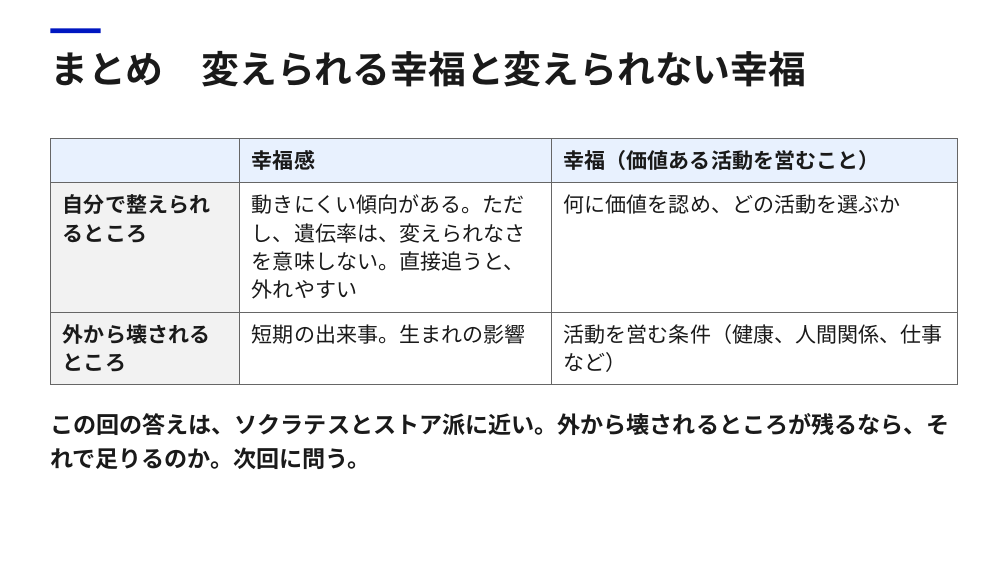
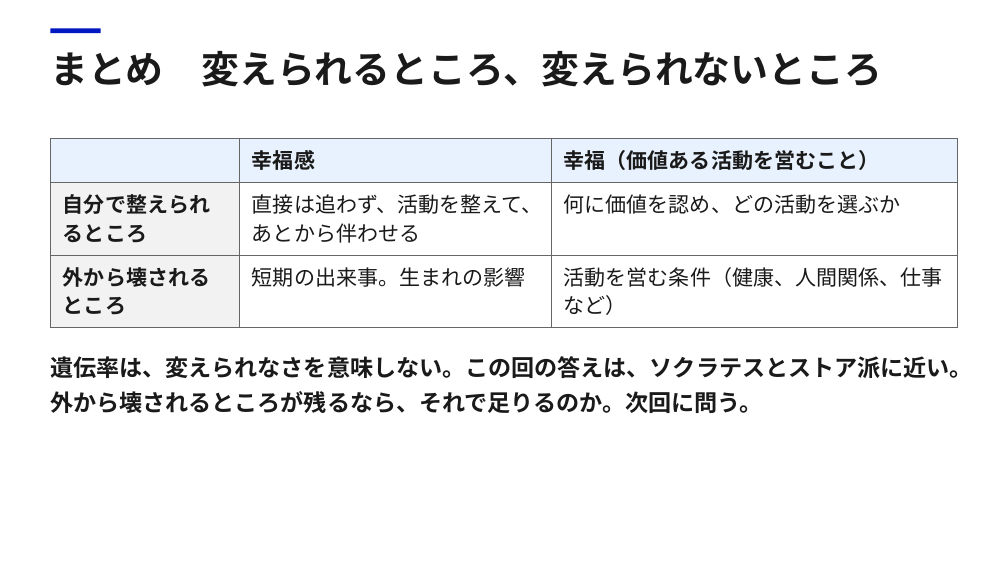
Before and after one commit to Daisetsu1980/markitdown, a slide deck: slide 29 of work/幸福_第2回/幸福_第2回.pptx. Drawn at 1008x567 pixels with LibreOffice and Linux fonts; fonts in the diff are those of the drawing. Boxes give left, top, right and bottom in pixels: in the first picture for what was removed or moved away, otherwise in the second. Text is boxed around its words. In the diff, an @@ line names an element or a change of style, - is before the commit and + after.

```diff
--- a/work/幸福_第2回/幸福_第2回.pptx
+++ b/work/幸福_第2回/幸福_第2回.pptx
@@ text at (50,51,882,87): text changed @@
-まとめ 変えられる幸福と変えられない幸福
+まとめ 変えられるところ、変えられないところ
@@ table at (51,138,958,327) @@
-row 2, column 2: 動きにくい傾向がある。ただし、遺伝率は、変えられなさを意味しない。直接追うと、外れやすい
+row 2, column 2: 直接は追わず、活動を整えて、あとから伴わせる
@@ text at (50,356,972,413): text changed @@
-この回の答えは、ソクラテスとストア派に近い。外から壊されるところが残るなら、それで足りるのか。次回に問う。
+遺伝率は、変えられなさを意味しない。この回の答えは、ソクラテスとストア派に近い。外から壊されるところが残るなら、それで足りるのか。次回に問う。
```
Also in this commit, not shown: 20 other slides changed, 25 other files.
